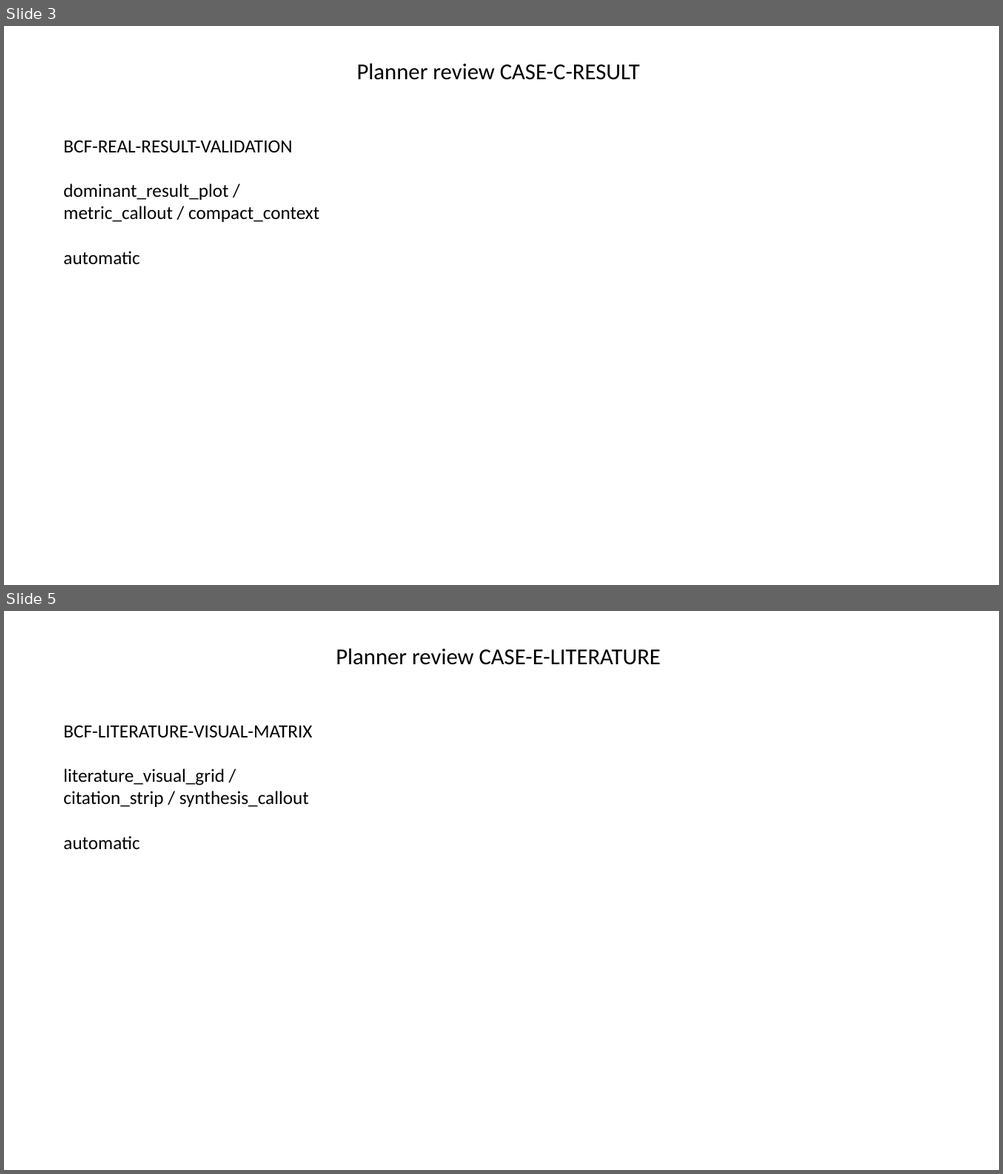
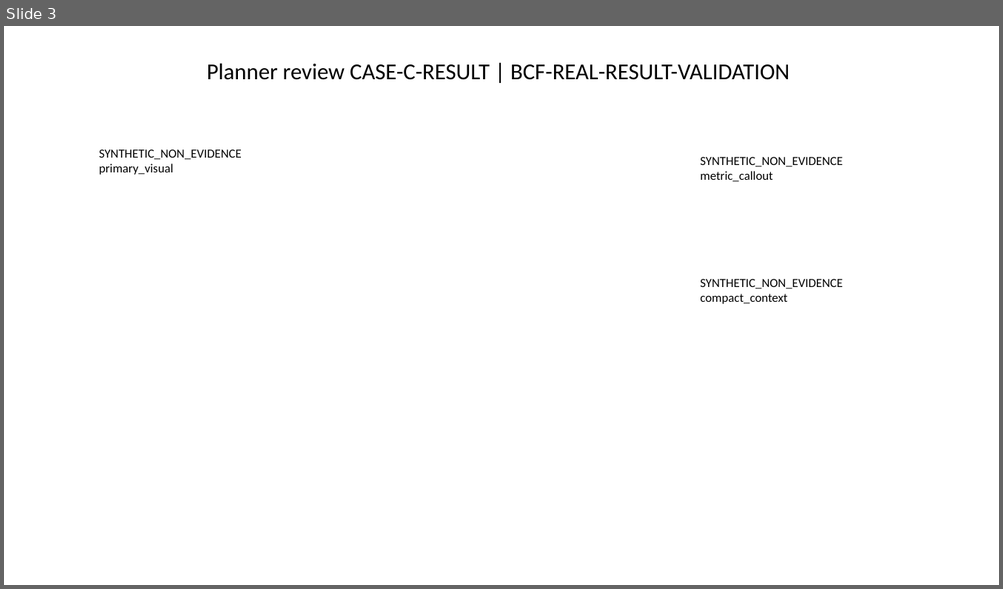
Before and after one commit to Gary0915/AI-Research-SKILLs, a slide deck: thesis-deck-system/artifacts/phase3/planner-composition-candidate-review.pptx. Shown one above the other, each under a label of ours: slides 3 and 5 before the commit, slide 3 after it; the slides between them are not shown. The pictures are 1003x1174 and 1003x589 pixels, drawn with LibreOffice and Linux fonts; fonts in the diff are those of the drawing. Boxes give left, top, right and bottom in pixels: in the first picture for what was removed or moved away, otherwise in the second. Text is boxed around its words. In the diff, an @@ line names an element or a change of style, - is before the commit and + after.

Commit message:
phase3: realize planner physical review core

```diff
--- a/thesis-deck-system/artifacts/phase3/planner-composition-candidate-review.pptx
+++ b/thesis-deck-system/artifacts/phase3/planner-composition-candidate-review.pptx
@@ slide 5 removed at [4,611,999,1170], background #FFFFFF @@
@@ title removed at [336,648,660,665] @@
-Planner review CASE-E-LITERATURE
@@ text removed at [63,725,312,849] @@
-BCF-LITERATURE-VISUAL-MATRIX
-literature_visual_grid / citation_strip / synthesis_callout
-automatic
@@ slide 3 changed as well @@
@@ title at [207,63,789,80]: text changed @@
-Planner review CASE-C-RESULT
+Planner review CASE-C-RESULT | BCF-REAL-RESULT-VALIDATION
@@ text at [99,150,242,175]: text changed; size 18 to 12 pt @@
-BCF-REAL-RESULT-VALIDATION
-dominant_result_plot / metric_callout / compact_context
-automatic
+SYNTHETIC_NON_EVIDENCE
+primary_visual
@@ text added at [700,157,842,182], 12 pt, text #000000 @@
+SYNTHETIC_NON_EVIDENCE
+metric_callout
@@ text added at [700,279,842,304], 12 pt, text #000000 @@
+SYNTHETIC_NON_EVIDENCE
+compact_context
```
Also in this commit, not shown: 4 other slides changed, 6 slides added, 4 other slides removed, 20 other files.
